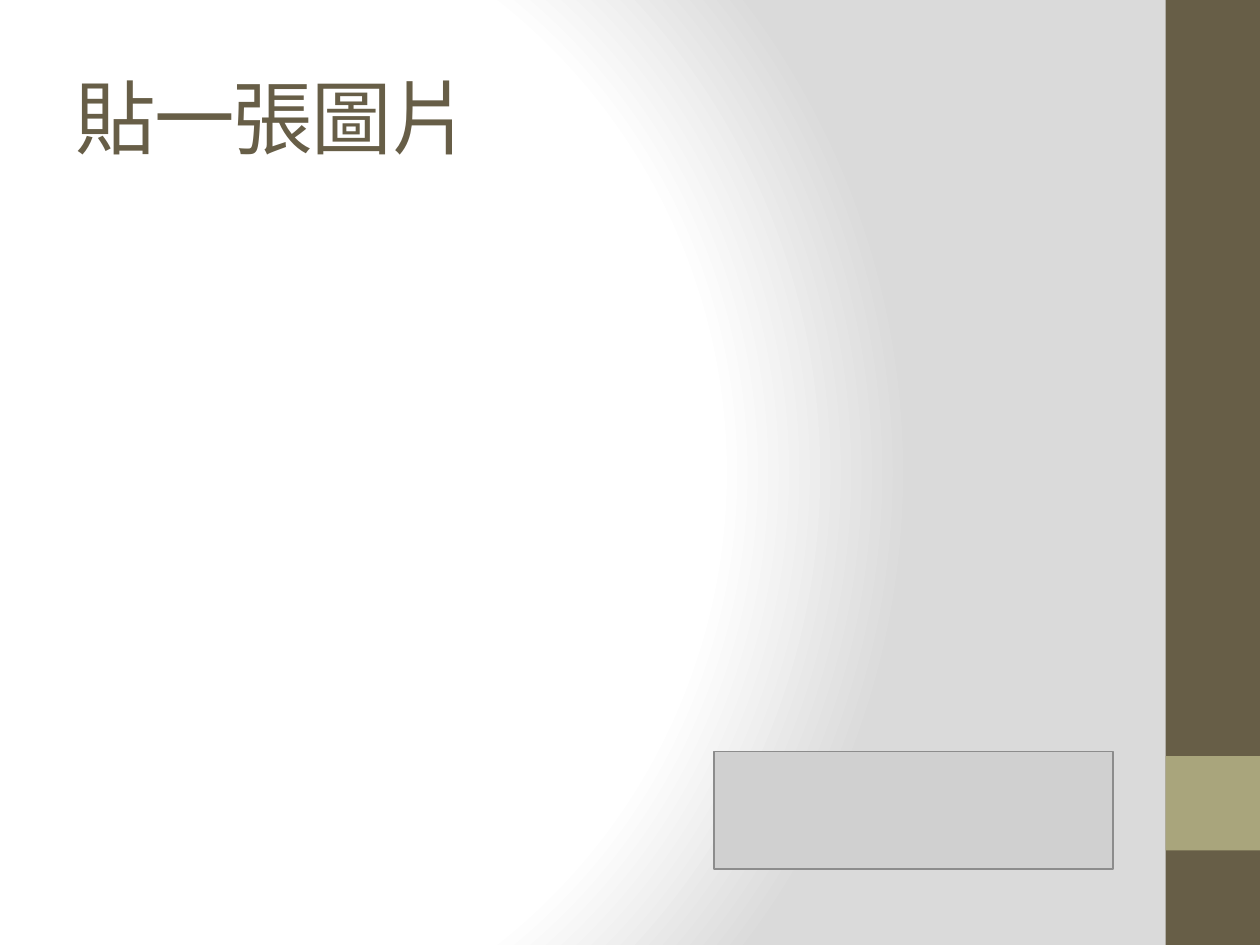
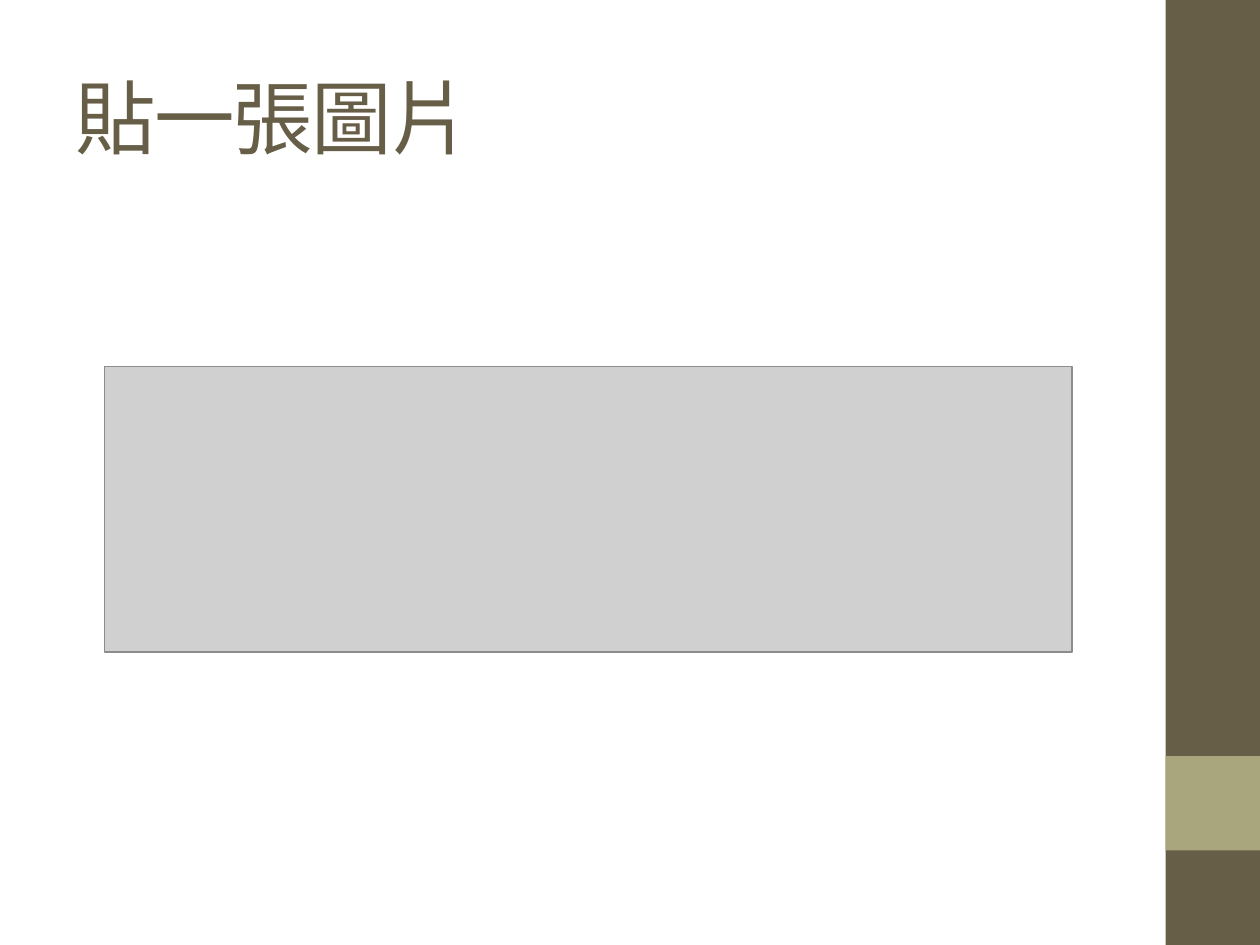
Before and after one commit to fillano/ironman2016, a slide deck: slide 4 of slides/slide1.pptx. Drawn at 1260x945 pixels with LibreOffice and Linux fonts; fonts in the diff are those of the drawing; grey boxes stand for pictures; background and template pictures are left out. Boxes give left, top, right and bottom in pixels: in the first picture for what was removed or moved away, otherwise in the second. Text is boxed around its words. In the diff, an @@ line names an element or a change of style, - is before the commit and + after.

```diff
--- a/slides/slide1.pptx
+++ b/slides/slide1.pptx
@@ background gradient #FFFFFF to #DADADA to picture (left out) @@
@@ picture: place and size @@
-picture at [714,751,1114,868]
+picture at [105,367,1072,653]
```
Also in this commit, not shown: 3 other slides changed, 2 slides added, 52 other files.
